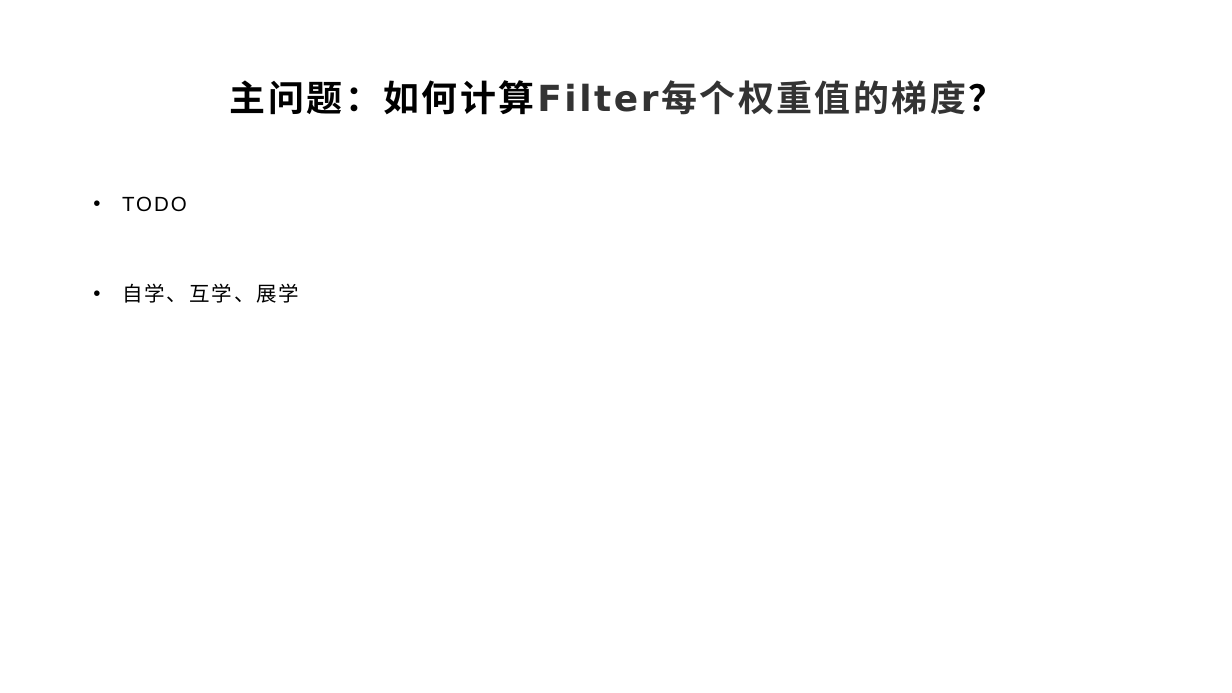
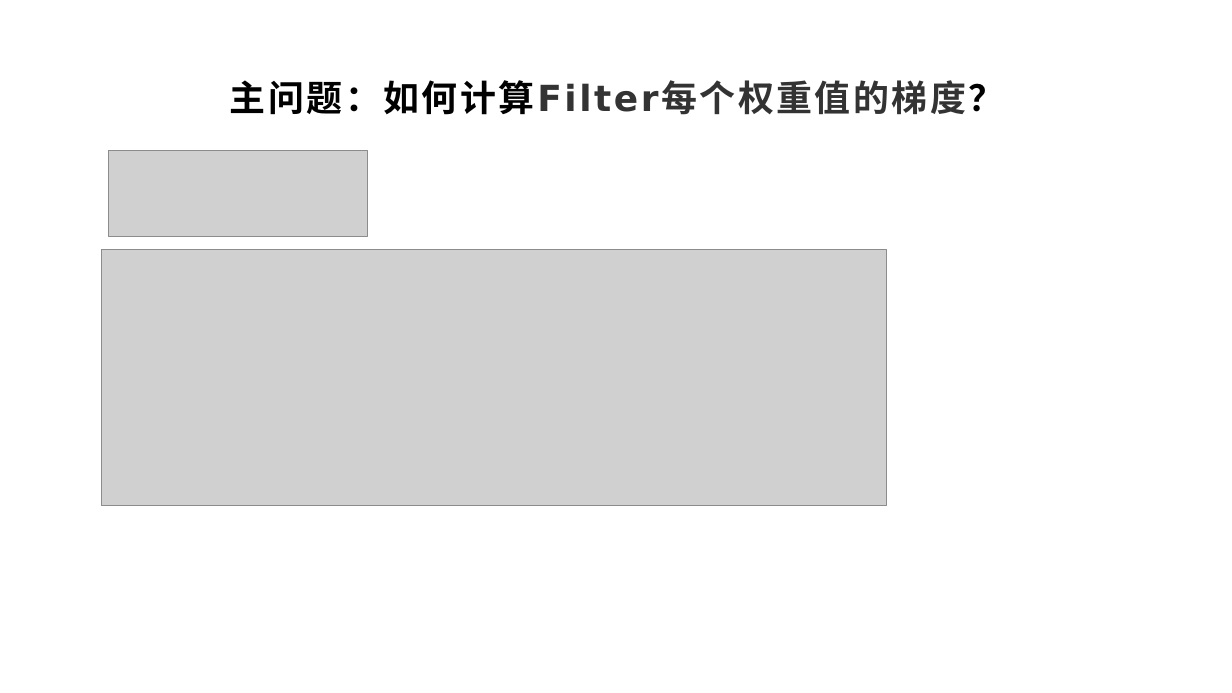
Before and after one commit to yyc-git/DeepLearningEdu, a slide deck: slide 24 of lessons/10_conv_layer_backward/ppt/卷积层的后向传播推导.pptx (slide 23 before the commit). Drawn at 1232x693 pixels with LibreOffice and Linux fonts; fonts in the diff are those of the drawing; grey boxes stand for pictures; background and template pictures are left out. Boxes give left, top, right and bottom in pixels: in the first picture for what was removed or moved away, otherwise in the second. Text is boxed around its words. In the diff, an @@ line names an element or a change of style, - is before the commit and + after.

```diff
--- a/lessons/10_conv_layer_backward/ppt/卷积层的后向传播推导.pptx
+++ b/lessons/10_conv_layer_backward/ppt/卷积层的后向传播推导.pptx
@@ picture added at box(108, 151, 368, 237) @@
@@ text removed at box(122, 196, 299, 303) @@
-• TODO
-• 自学、互学、展学
@@ picture added at box(101, 250, 886, 506) @@
```
Also in this commit, not shown: 4 other slides changed, 2 slides added.
